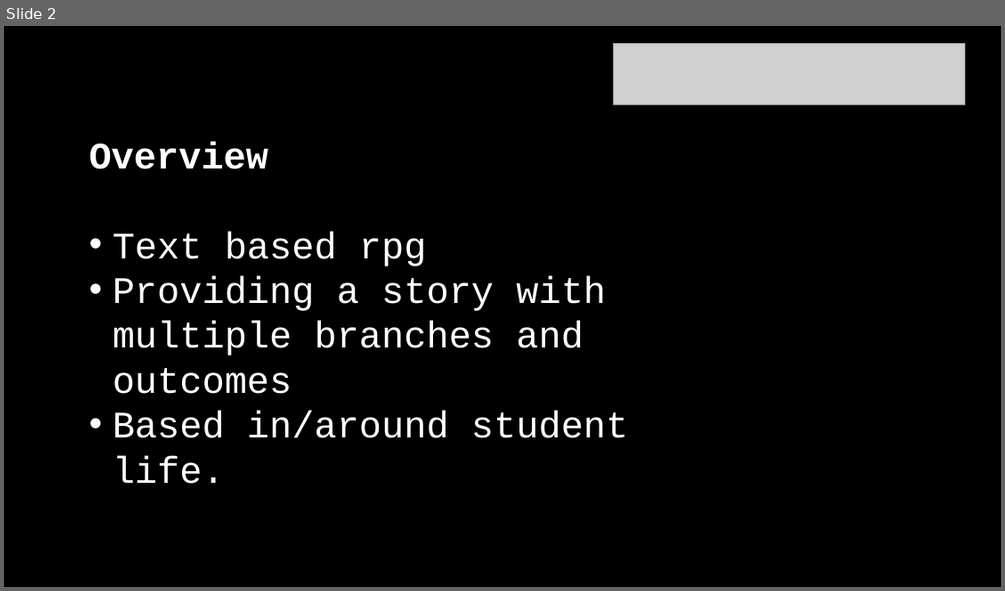
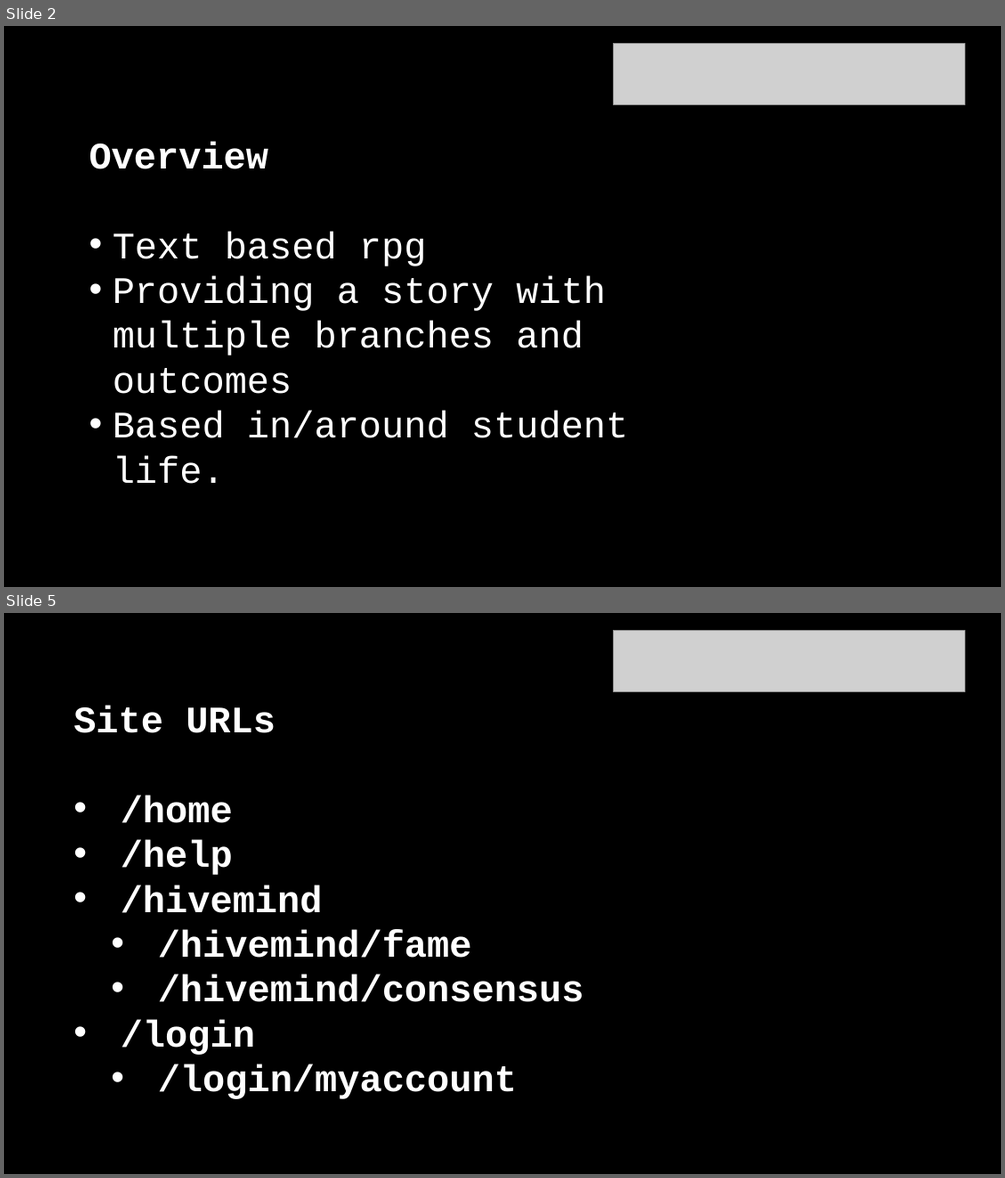
Before and after one commit to christophermcfadyen/glasgowrpg, a slide deck: chris pres.pptx. Shown one above the other, each under a label of ours: slide 2 before the commit, slides 2 and 5 after it; the slides between them are not shown. The pictures are 1005x591 and 1005x1178 pixels, drawn with LibreOffice and Linux fonts; fonts in the diff are those of the drawing; grey boxes stand for pictures. Boxes give left, top, right and bottom in pixels: in the first picture for what was removed or moved away, otherwise in the second. Text is boxed around its words. In the diff, an @@ line names an element or a change of style, - is before the commit and + after.

```diff
--- a/chris pres.pptx
+++ b/chris pres.pptx
@@ slide 5 added at [4, 613, 1001, 1174], background #000000 @@
@@ picture added at [614, 630, 964, 691] @@
@@ text added at [73, 705, 584, 1099], 36 pt, text #FFFFFF, bold @@
+Site URLs
+• /home
+• /help
+• /hivemind
+  • /hivemind/fame
+  • /hivemind/consensus
+• /login
+  • /login/myaccount
```
Also in this commit, not shown: 2 other slides added, 1 slide removed.
